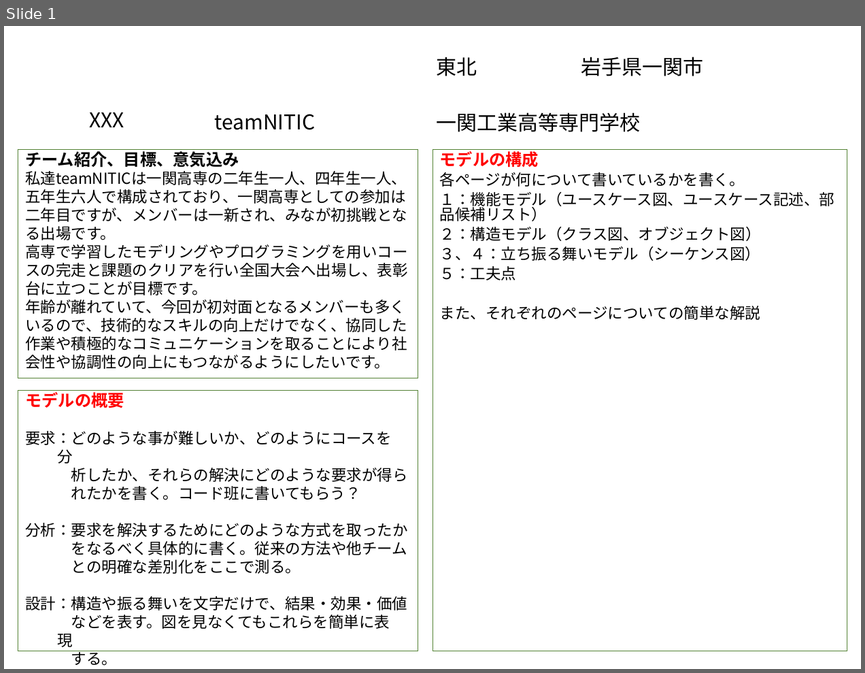
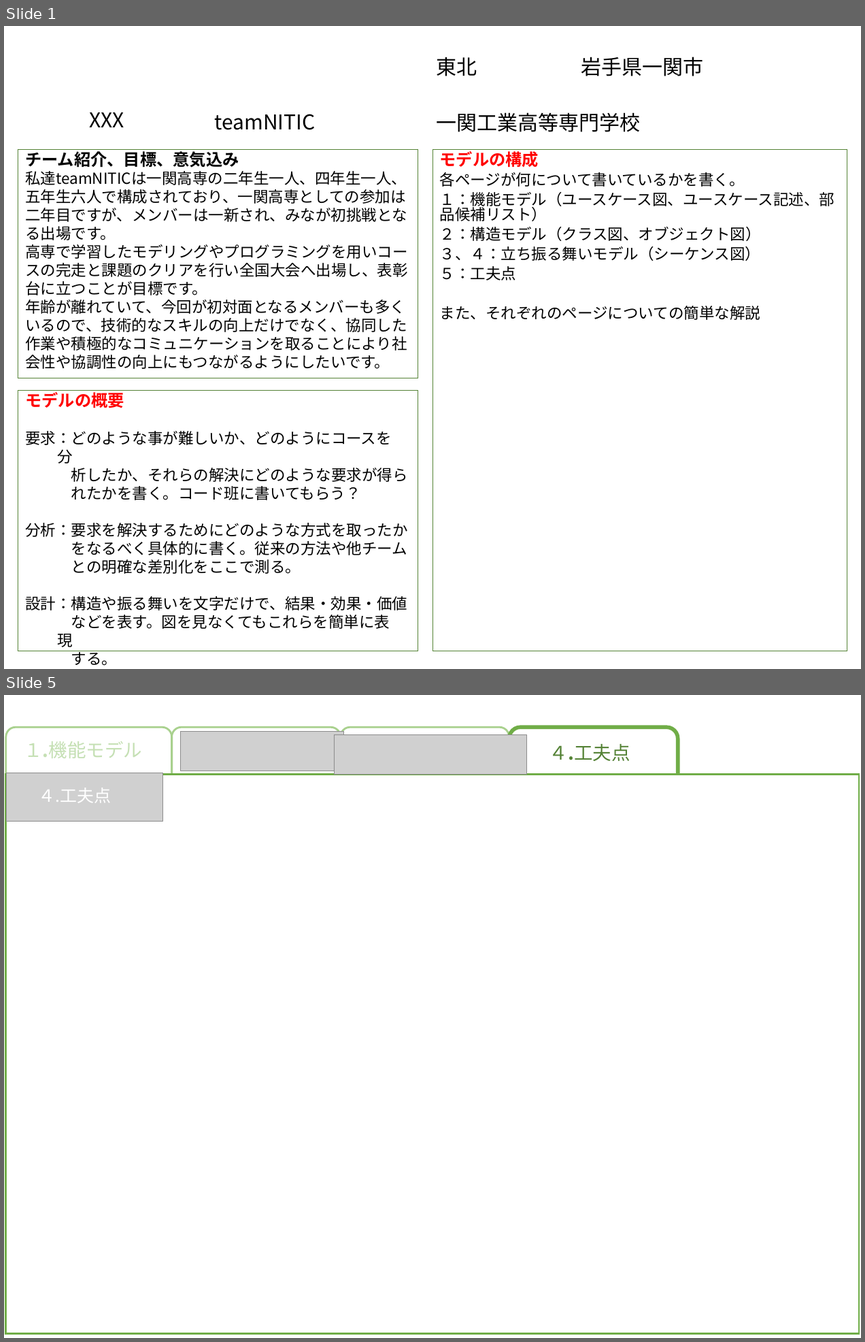
Before and after one commit to akita-lab-2019/model, a slide deck: model_file_template_primary.pptx. Shown one above the other, each under a label of ours: slide 1 before the commit, slides 1 and 5 after it; the slides between them are not shown. The pictures are 865x673 and 865x1342 pixels, drawn with LibreOffice and Linux fonts; fonts in the diff are those of the drawing; grey boxes stand for pictures; background and template pictures are left out. Boxes give left, top, right and bottom in pixels: in the first picture for what was removed or moved away, otherwise in the second. Text is boxed around its words. In the diff, an @@ line names an element or a change of style, - is before the commit and + after.

```diff
--- a/model_file_template_primary.pptx
+++ b/model_file_template_primary.pptx
@@ slide 5 added at (4,695,861,1338), background #FFFFFF @@
@@ rounded rectangle added at (6,727,172,785), fill #FFFFFF, outline #A9D18E 2.25 pt @@
@@ rounded rectangle added at (172,727,341,785), fill #FFFFFF, outline #A9D18E 2.25 pt @@
@@ picture added at (181,732,344,771) @@
@@ picture added at (334,734,527,775) @@
@@ rounded rectangle added at (341,727,509,785), fill #FFFFFF, outline #A9D18E 2.25 pt @@
@@ rounded rectangle added at (509,727,678,809), fill #FFFFFF, outline #70AD47 4.5 pt @@
@@ text added at (24,741,142,758), 22 pt, text #C5E0B4 @@
+１.機能モデル
@@ text added at (549,744,630,761), 22 pt, text #548235 @@
+４.工夫点
@@ rectangle added at (6,774,859,1333), fill #FFFFFF, outline #70AD47 2.25 pt @@
@@ picture added at (6,773,162,821) @@
@@ text added at (39,787,111,803), 20 pt, text #FFFFFF @@
+４.工夫点
```
Also in this commit, not shown: 3 other slides added, 4 slides removed.
